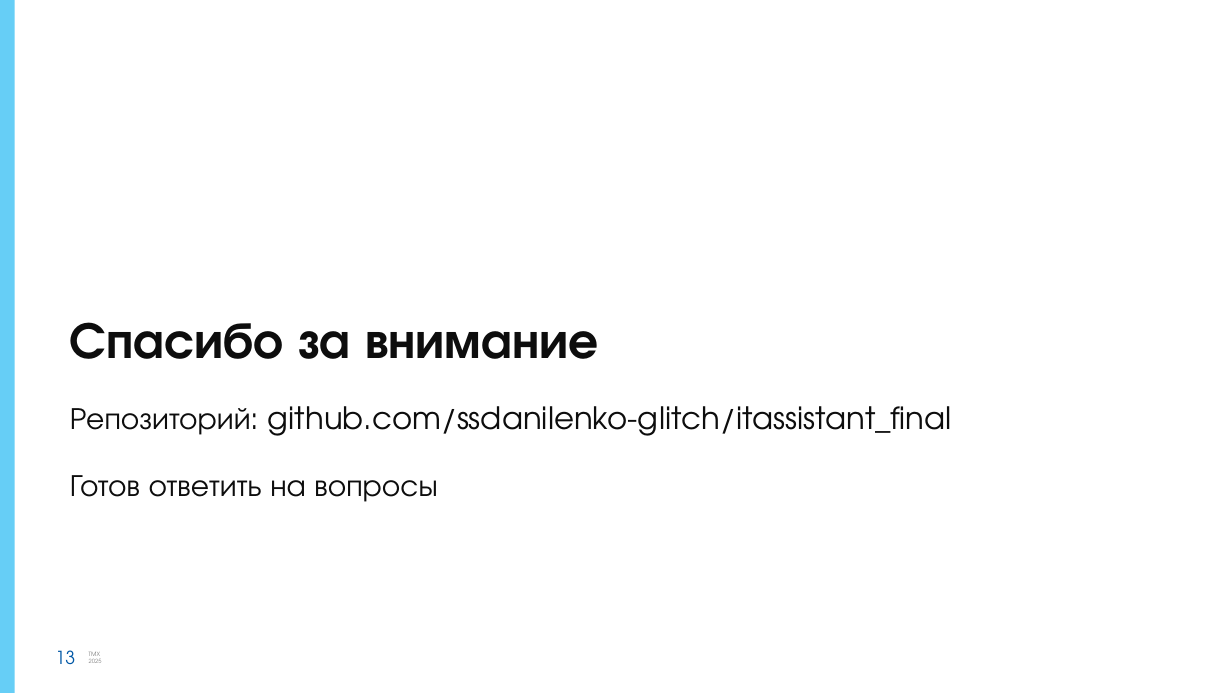
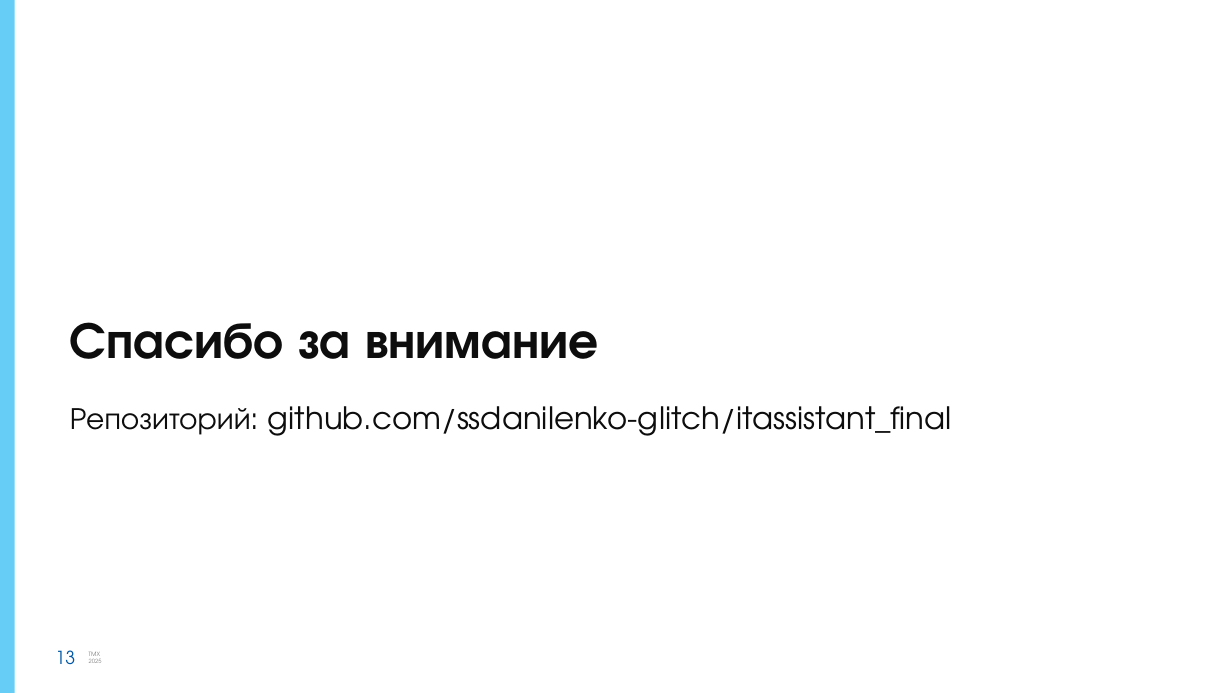
Before and after one commit to ssdanilenko-glitch/II_assistant_final, a slide deck: slide 13 of docs/presentation.pptx. Drawn at 1232x693 pixels with LibreOffice and Linux fonts; fonts in the diff are those of the drawing; background and template pictures are left out. Boxes give left, top, right and bottom in pixels: in the first picture for what was removed or moved away, otherwise in the second. Text is boxed around its words. In the diff, an @@ line names an element or a change of style, - is before the commit and + after.

```diff
--- a/docs/presentation.pptx
+++ b/docs/presentation.pptx
@@ title at (70,322,952,436): text changed @@
-Спасибо за внимание
-Репозиторий: github.com/ssdanilenko-glitch/itassistant_final
-Готов ответить на вопросы
+Спасибо за внимание
+Репозиторий: github.com/ssdanilenko-glitch/itassistant_final
```
Also in this commit, not shown: 9 other slides changed, 1 slide added, 1 slide removed, 37 other files.
